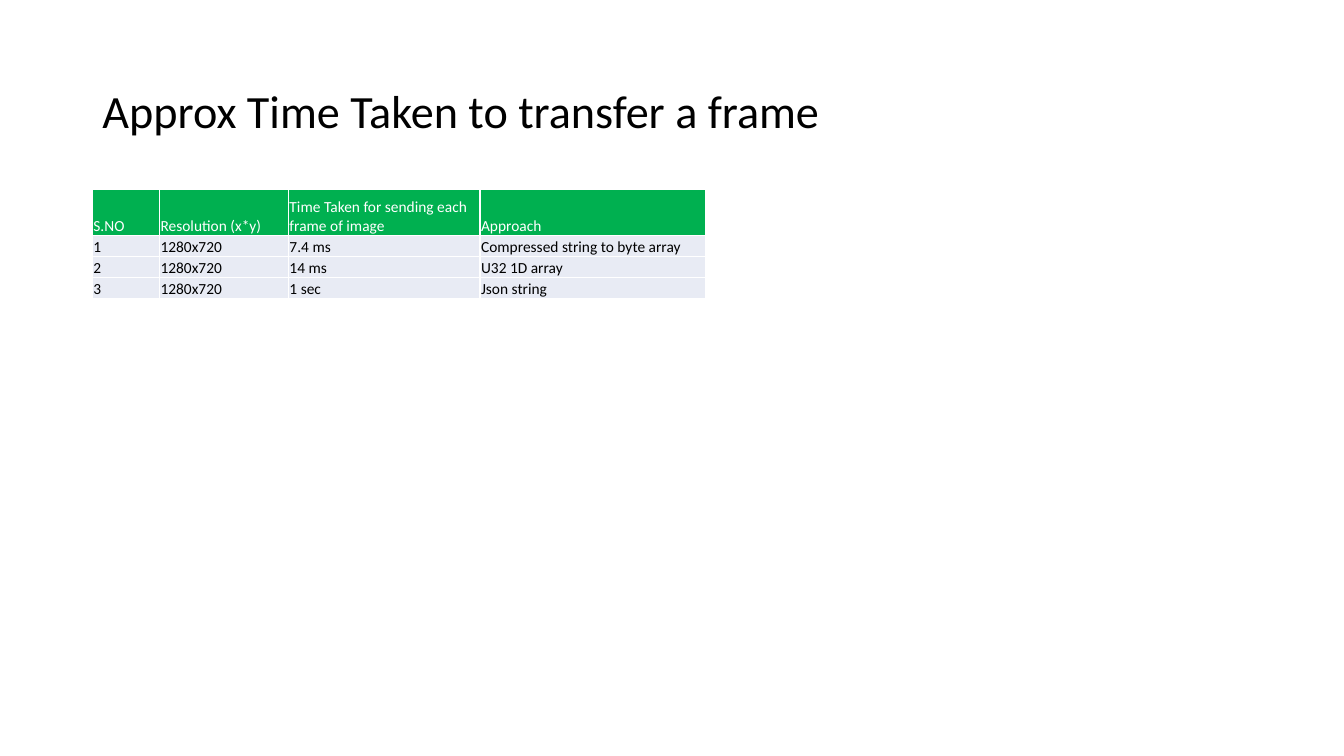
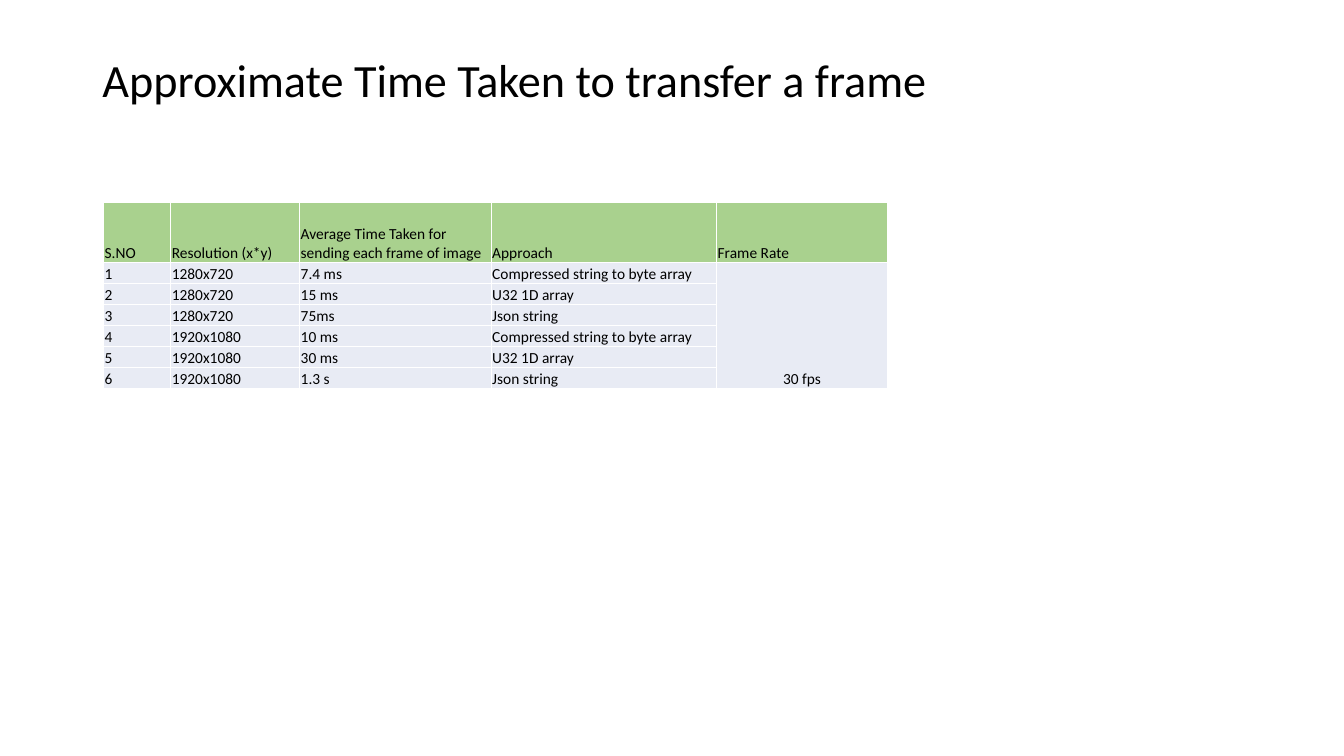
Before and after one commit to ni/measurement-plugin-labview, a slide deck: slide 5 of Source/Example Measurements/Image rendering/Image Transfer in MeasurementLink example.pptx. Drawn at 1344x756 pixels with LibreOffice and Linux fonts; fonts in the diff are those of the drawing. Boxes give left, top, right and bottom in pixels: in the first picture for what was removed or moved away, otherwise in the second. Text is boxed around its words. In the diff, an @@ line names an element or a change of style, - is before the commit and + after.

```diff
--- a/Source/Example Measurements/Image rendering/Image Transfer in MeasurementLink example.pptx
+++ b/Source/Example Measurements/Image rendering/Image Transfer in MeasurementLink example.pptx
@@ title at <box>102,65,926,105</box>: text changed @@
-Approx Time Taken to transfer a frame
+Approximate Time Taken to transfer a frame
@@ table at <box>104,203,889,391</box> @@
-S.NO | Resolution (x*y) | Time Taken for sending each frame of image | Approach
-1 | 1280x720 | 7.4 ms | Compressed string to byte array
-2 | 1280x720 | 14 ms | U32 1D array
-3 | 1280x720 | 1 sec | Json string
+S.NO | Resolution (x*y) | Average Time Taken for sending each frame of image | Approach | Frame Rate
+1 | 1280x720 | 7.4 ms | Compressed string to byte array | 30 fps
+2 | 1280x720 | 15 ms | U32 1D array | 
+3 | 1280x720 | 75ms | Json string | 
+4 | 1920x1080 | 10 ms | Compressed string to byte array | 
+5 | 1920x1080 | 30 ms | U32 1D array | 
+6 | 1920x1080 | 1.3 s | Json string | 
@@ table: place and size @@
-table at <box>93,190,707,301</box>
+table at <box>104,203,889,391</box>
```
Also in this commit, not shown: 2 other slides changed, 3 other files.
